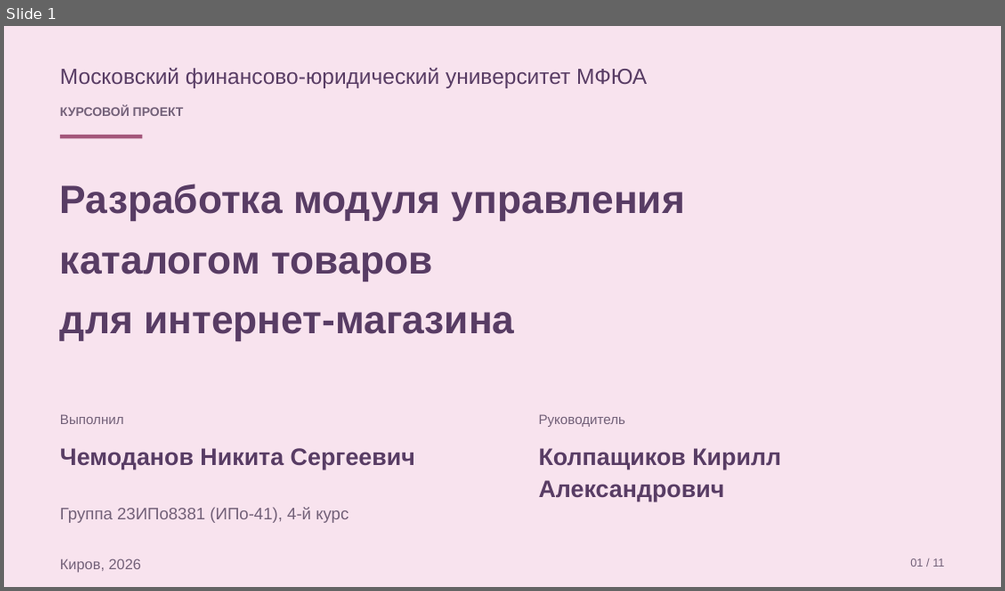
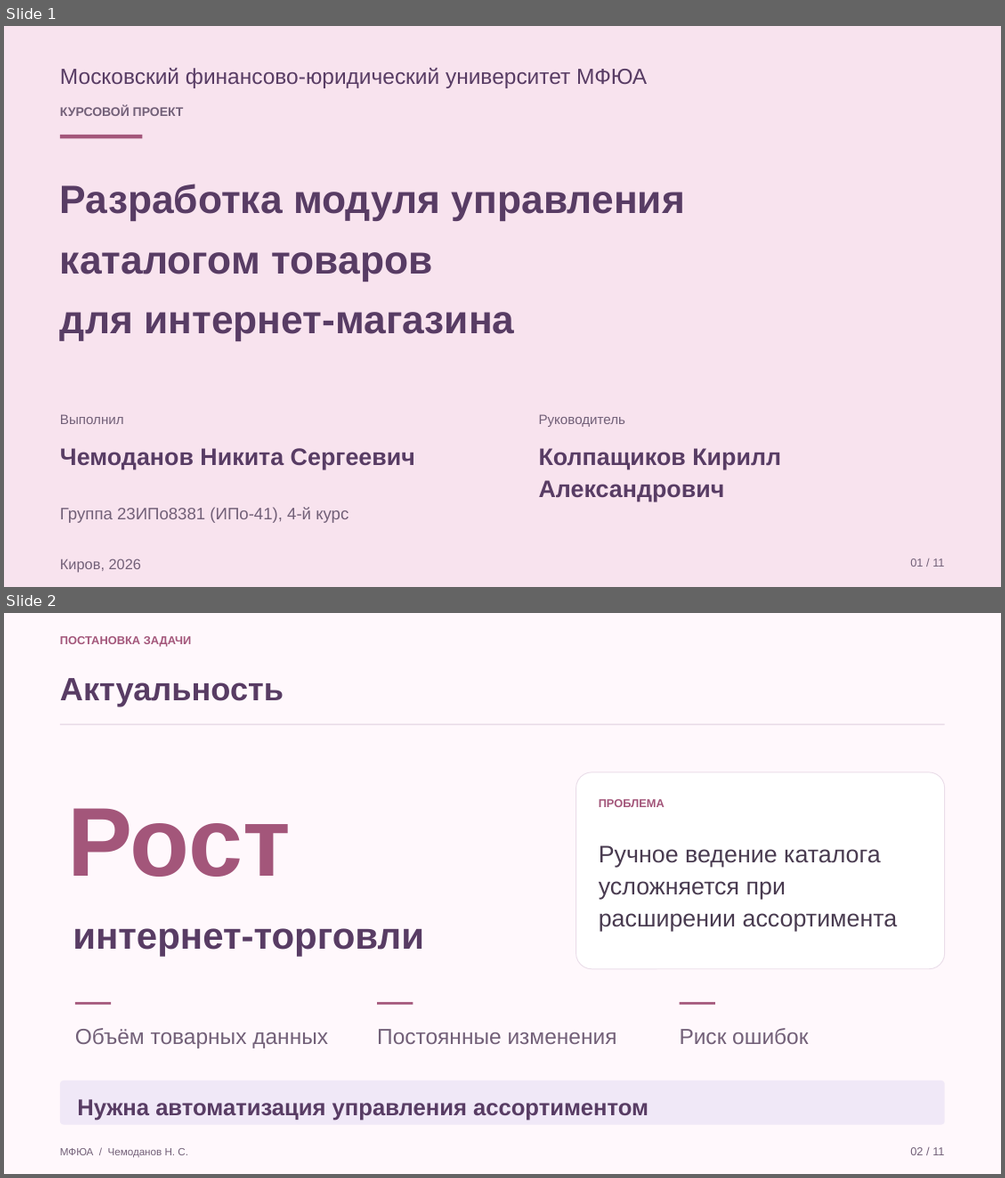
Before and after one commit to Koryza/kyyyyyrsach, a slide deck: docs/defense/catalog_defense.pptx. Shown one above the other, each under a label of ours: slide 1 before the commit, slides 1 and 2 after it. The pictures are 1005x591 and 1005x1178 pixels, drawn with LibreOffice and Linux fonts; fonts in the diff are those of the drawing. Boxes give left, top, right and bottom in pixels: in the first picture for what was removed or moved away, otherwise in the second. Text is boxed around its words. In the diff, an @@ line names an element or a change of style, - is before the commit and + after.

```diff
--- a/docs/defense/catalog_defense.pptx
+++ b/docs/defense/catalog_defense.pptx
@@ slide 2 added at box(4, 613, 1001, 1174), background #FFF8FC @@
@@ text added at box(60, 636, 192, 647), 11 pt, text #A3567A, bold @@
+ПОСТАНОВКА ЗАДАЧИ
@@ text added at box(60, 678, 283, 706), 31 pt, text #583C64, bold @@
+Актуальность
@@ rectangle added at box(60, 723, 945, 725), fill #EADDE9 @@
@@ rounded rectangle added at box(576, 772, 945, 969), fill #FFFFFF, outline #EADDE9 0.8 pt @@
@@ text added at box(599, 799, 664, 807), 11 pt, text #A3567A, bold @@
+ПРОБЛЕМА
@@ text added at box(67, 808, 290, 876), 94 pt, text #A3567A, bold @@
+Рост
@@ text added at box(599, 845, 898, 932), 23 pt, text #493B50 @@
+Ручное ведение каталога усложняется при расширении ассортимента
@@ text added at box(73, 928, 424, 956), 36 pt, text #583C64, bold @@
+интернет-торговли
@@ rectangle added at box(75, 1002, 111, 1005), fill #A3567A @@
@@ rectangle added at box(377, 1002, 413, 1005), fill #A3567A @@
@@ rectangle added at box(680, 1002, 715, 1005), fill #A3567A @@
@@ text added at box(75, 1028, 328, 1048), 21 pt, text #726078 @@
+Объём товарных данных
@@ text added at box(377, 1029, 617, 1044), 21 pt, text #726078 @@
+Постоянные изменения
@@ text added at box(680, 1028, 808, 1044), 21 pt, text #726078 @@
+Риск ошибок
@@ rounded rectangle added at box(60, 1080, 945, 1125), fill #F0E8F7 @@
@@ text added at box(77, 1099, 648, 1120), 22 pt, text #583C64, bold @@
+Нужна автоматизация управления ассортиментом
@@ text added at box(60, 1148, 188, 1158), 10 pt, text #726078 @@
+МФЮА / Чемоданов Н. С.
@@ text added at box(910, 1147, 944, 1155), 11 pt, text #726078 @@
+02 / 11
```
Also in this commit, not shown: 1 slide removed, 12 other files.
